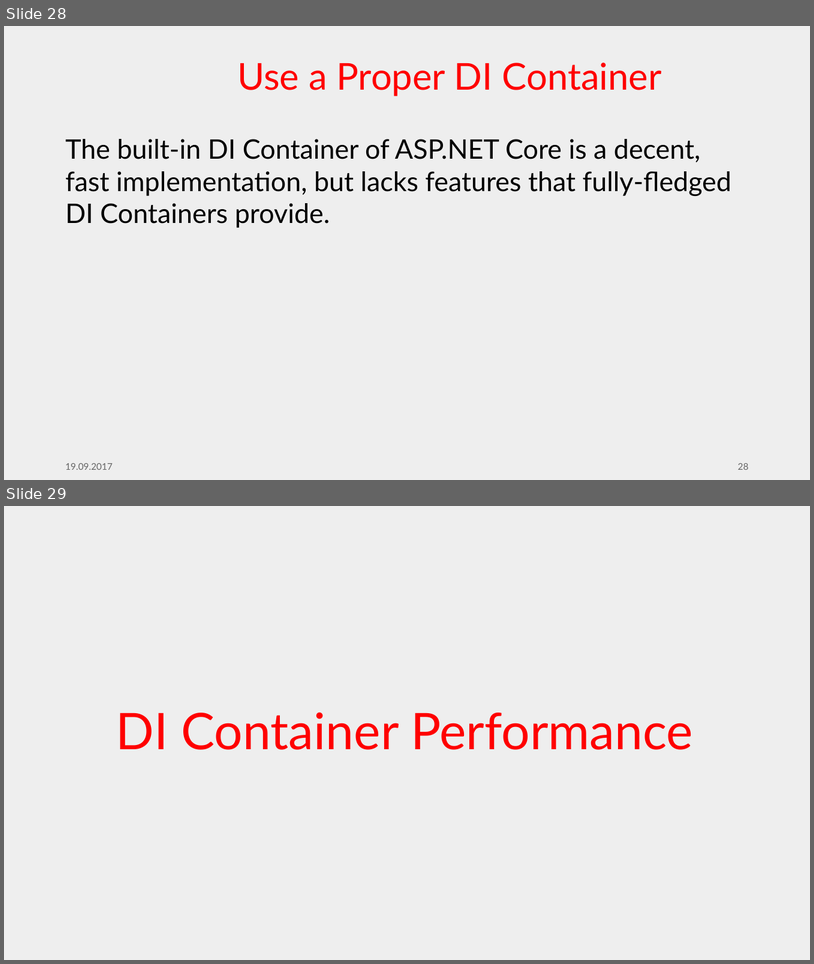
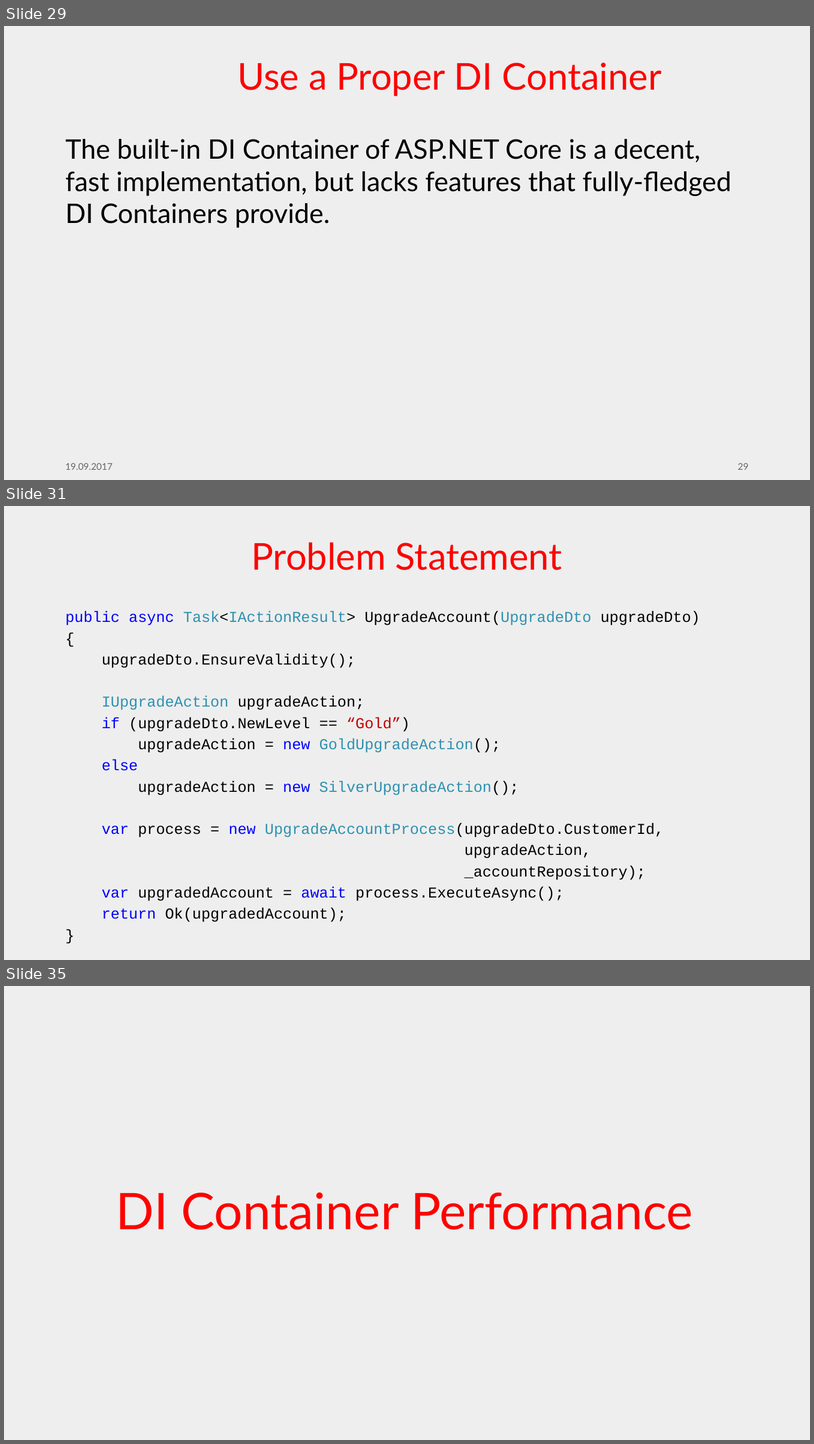
Before and after one commit to feO2x/AdcCore2017.DependencyInjection, a slide deck: ADC Core 2017 - Designing ASP.NET Core Apps with Dependency Injection in Mind.pptx. Shown one above the other, each under a label of ours: slides 28 and 29 before the commit, slides 29, 31 and 35 after it; the slides between them are not shown. The pictures are 814x964 and 814x1444 pixels, drawn with LibreOffice and Linux fonts; fonts in the diff are those of the drawing; background and template pictures are left out. Boxes give left, top, right and bottom in pixels: in the first picture for what was removed or moved away, otherwise in the second. Text is boxed around its words. In the diff, an @@ line names an element or a change of style, - is before the commit and + after.

```diff
--- a/ADC Core 2017 - Designing ASP.NET Core Apps with Dependency Injection in Mind.pptx
+++ b/ADC Core 2017 - Designing ASP.NET Core Apps with Dependency Injection in Mind.pptx
@@ slide 31 added at <box>4,506,810,960</box>, background #EEEEEE @@
@@ title added at <box>251,542,563,570</box>, 44 pt, text #FF0000 @@
+Problem Statement
@@ text added at <box>65,611,701,922</box>, 18 pt, text #000000 @@
+public async Task<IActionResult> UpgradeAccount(UpgradeDto upgradeDto)
+{
+upgradeDto.EnsureValidity();
+IUpgradeAction upgradeAction;
+if (upgradeDto.NewLevel == “Gold”)
+upgradeAction = new GoldUpgradeAction();
+else
+upgradeAction = new SilverUpgradeAction();
+var process = new UpgradeAccountProcess(upgradeDto.CustomerId,
+upgradeAction,
+_accountRepository);
+var upgradedAccount = await process.ExecuteAsync();
+return Ok(upgradedAccount);
+}
@@ what was slide 28 is now slide 29 @@
@@ page number at <box>738,463,749,469</box>: text changed @@
-28
+29
@@ what was slide 29 is now slide 35 @@
```
Also in this commit, not shown: 2 slides changed, 5 other slides added, 1 other file.
